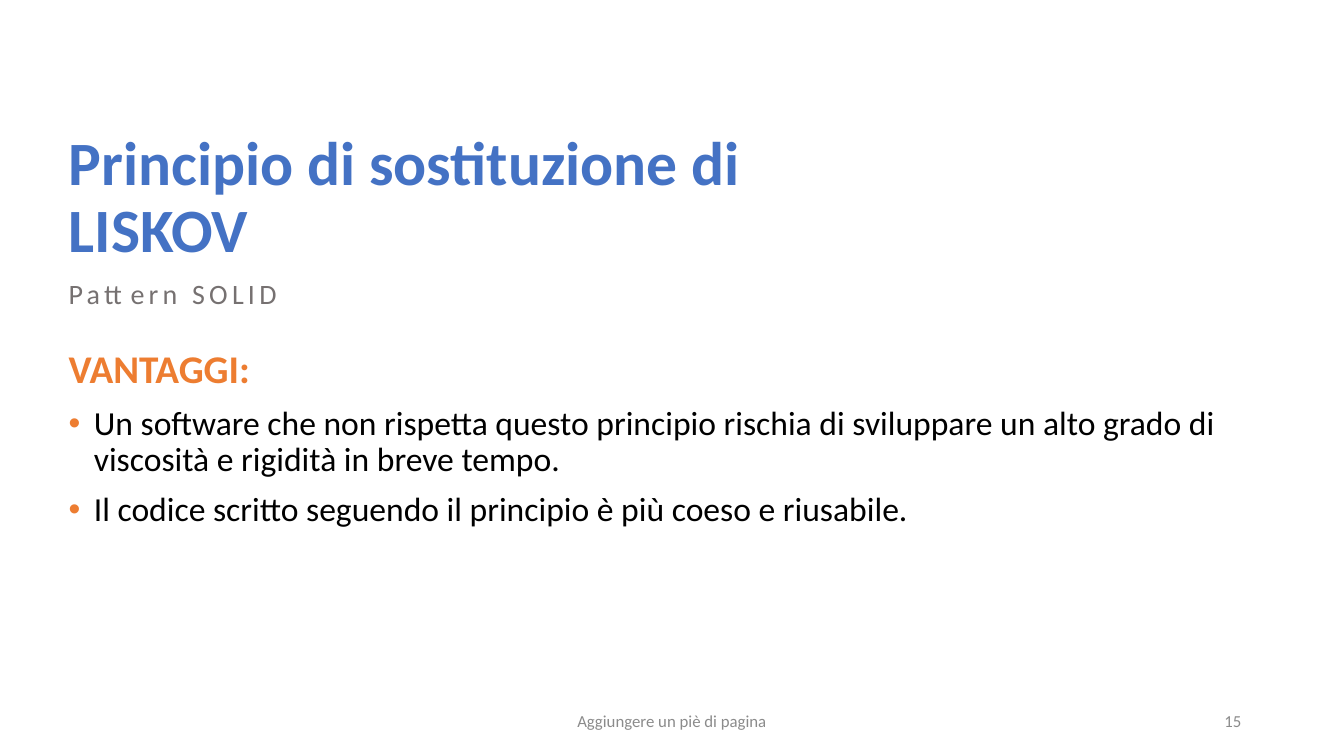
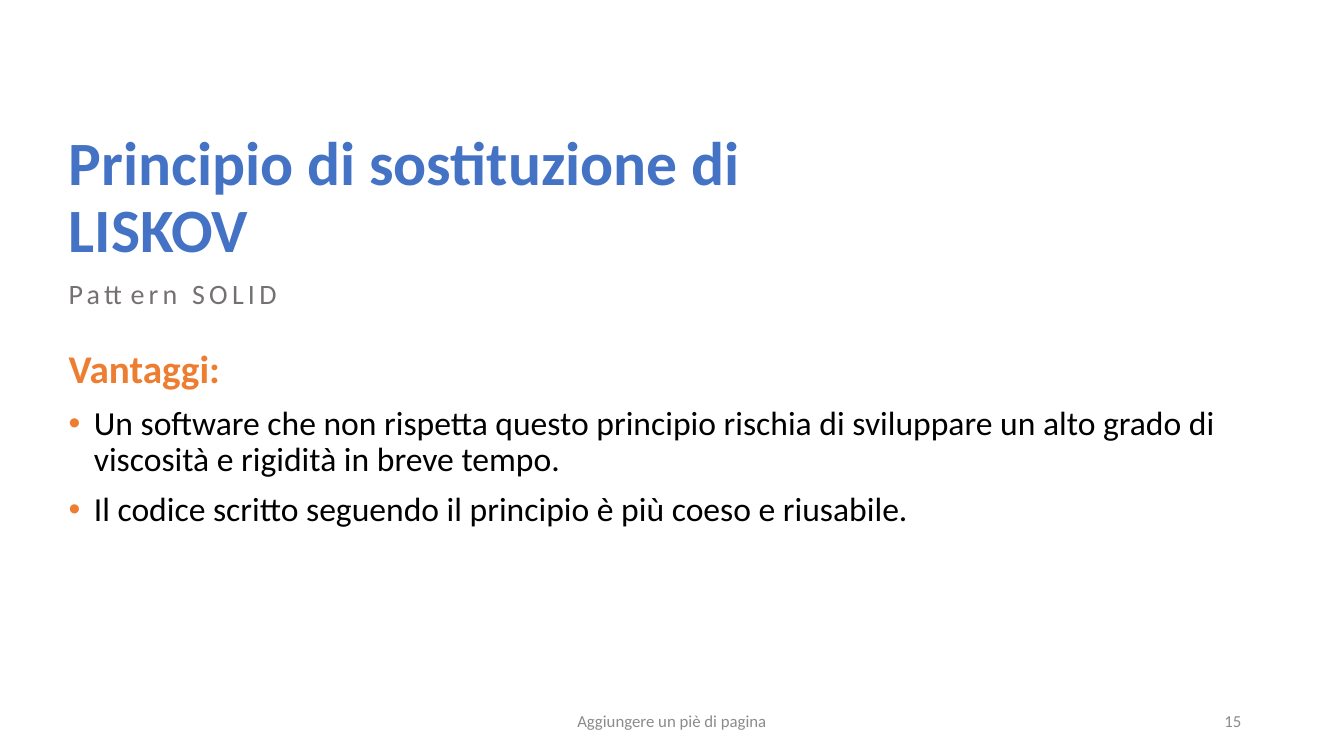
Before and after one commit to salvalai-matteo/EventBookDocumentation, a slide deck: slide 15 of Progetto Ingegneria SW.pptx. Drawn at 1344x756 pixels with LibreOffice and Linux fonts; fonts in the diff are those of the drawing. Boxes give left, top, right and bottom in pixels: in the first picture for what was removed or moved away, otherwise in the second. Text is boxed around its words. In the diff, an @@ line names an element or a change of style, - is before the commit and + after.

```diff
--- a/Progetto Ingegneria SW.pptx
+++ b/Progetto Ingegneria SW.pptx
@@ text at [69,355,220,390]: text changed @@
-VANTAGGI:
+Vantaggi:
```
Also in this commit, not shown: 14 other slides changed, 6 slides added.
